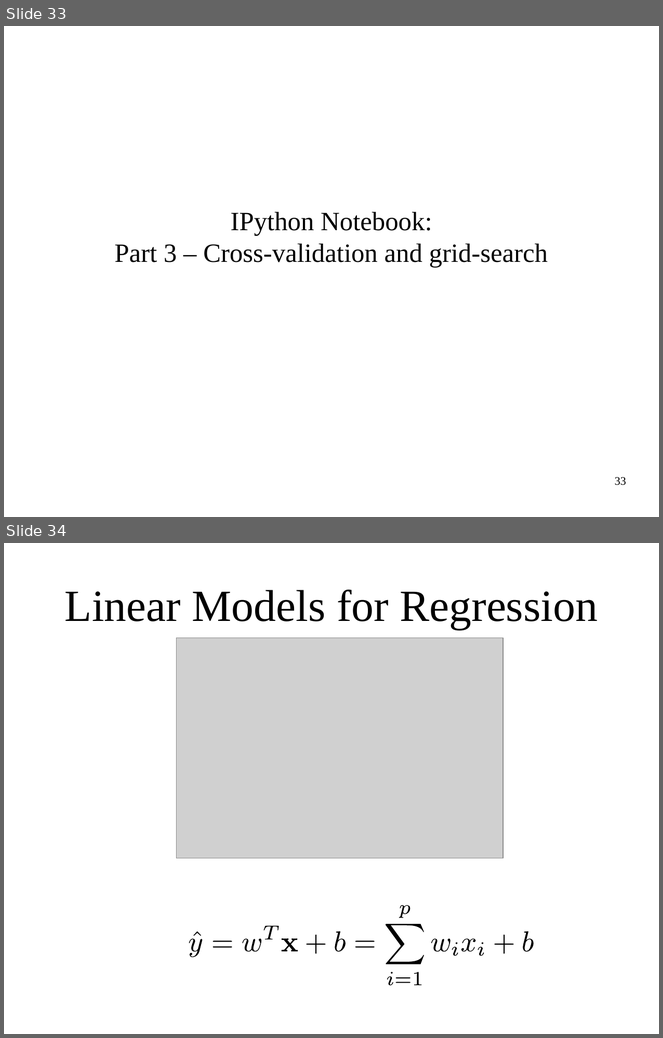
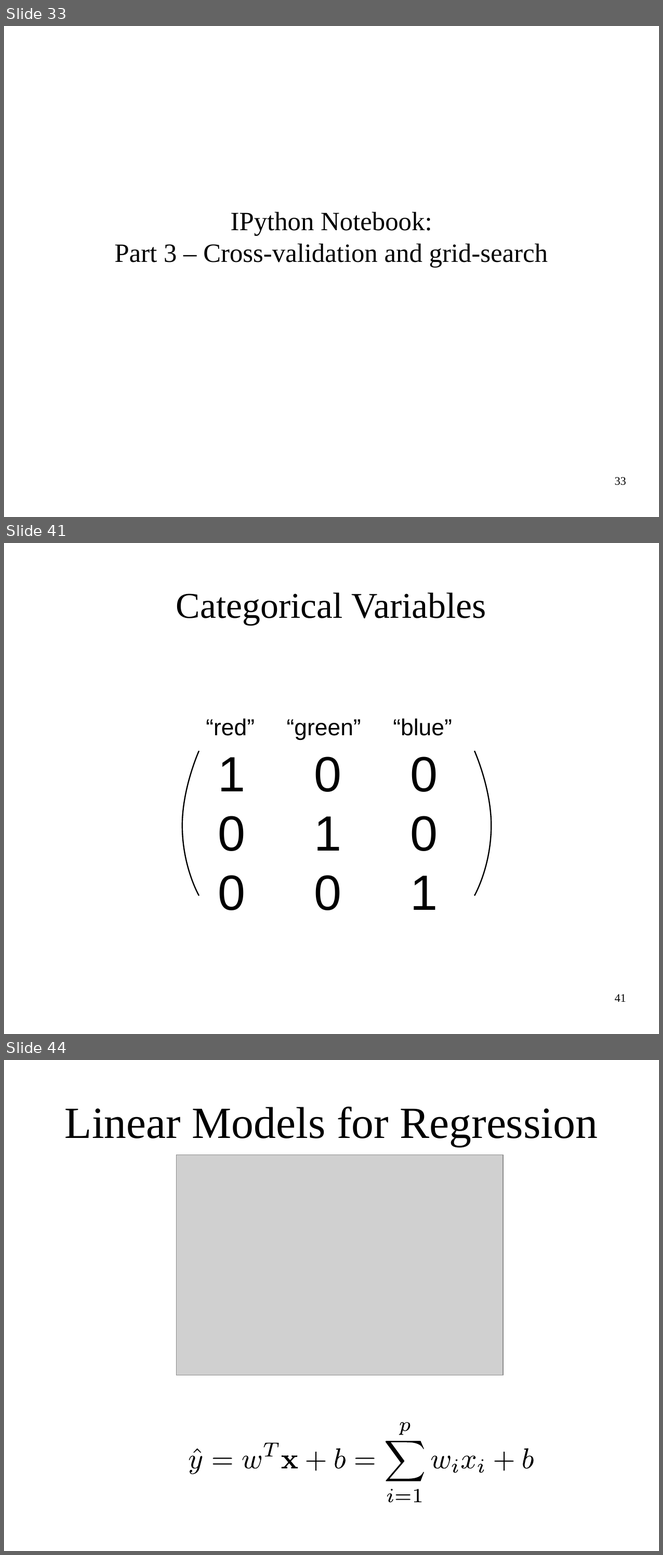
Before and after one commit to stupidscammer/ml-workshop-2-of-4, a slide deck: intro-to-machine-learning-odsc-masterclass-2017.odp. Shown one above the other, each under a label of ours: slides 33 and 34 before the commit, slides 33, 41 and 44 after it; the slides between them are not shown. The pictures are 663x1038 and 663x1555 pixels, drawn with LibreOffice and Linux fonts; fonts in the diff are those of the drawing; grey boxes stand for pictures. Boxes give left, top, right and bottom in pixels: in the first picture for what was removed or moved away, otherwise in the second. Text is boxed around its words. In the diff, an @@ line names an element or a change of style, - is before the commit and + after.

```diff
--- a/intro-to-machine-learning-odsc-masterclass-2017.odp
+++ b/intro-to-machine-learning-odsc-masterclass-2017.odp
@@ slide 41 added at <box>4,543,659,1034</box>, background #FFFFFF @@
@@ title added at <box>176,592,487,625</box>, 44 pt, text #000000 @@
+Categorical Variables
@@ text added at <box>206,718,452,740</box>, 28 pt, text #000000 @@
+“red” “green” “blue”
@@ freeform shape added at <box>182,751,199,896</box>, outline #000000 1.5 pt @@
@@ text added at <box>218,757,438,911</box>, 60 pt, text #000000 @@
+1 0 0
+0 1 0
+0 0 1
@@ freeform shape added at <box>475,751,492,896</box>, outline #000000 1.5 pt @@
@@ page number added at <box>615,994,626,1002</box>, 14 pt, text #000000 @@
+41
@@ what was slide 34 is now slide 44 @@
```
Also in this commit, not shown: 1 slide changed, 18 other slides added, 1 slide removed, 4 other files.
